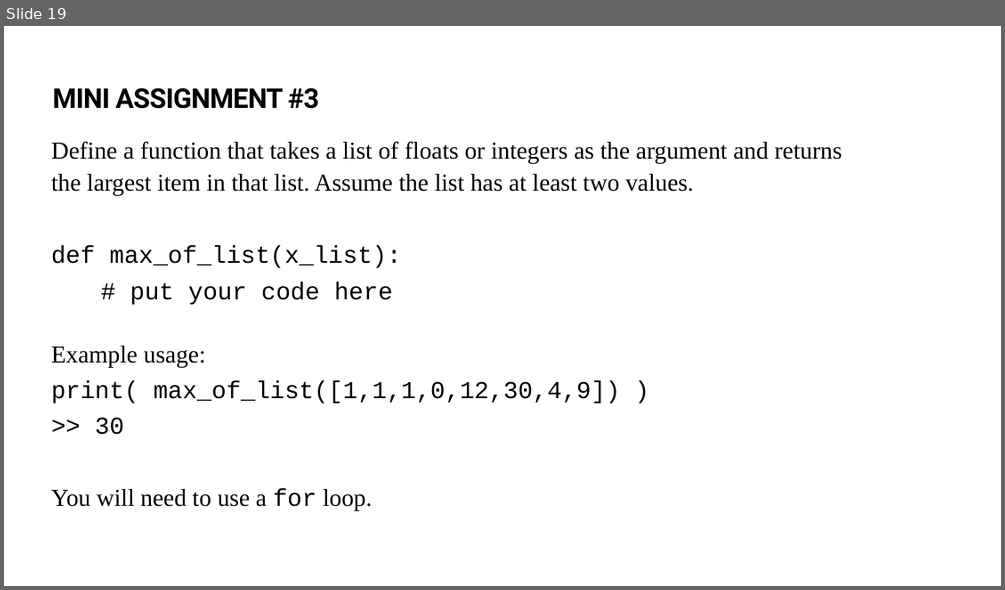
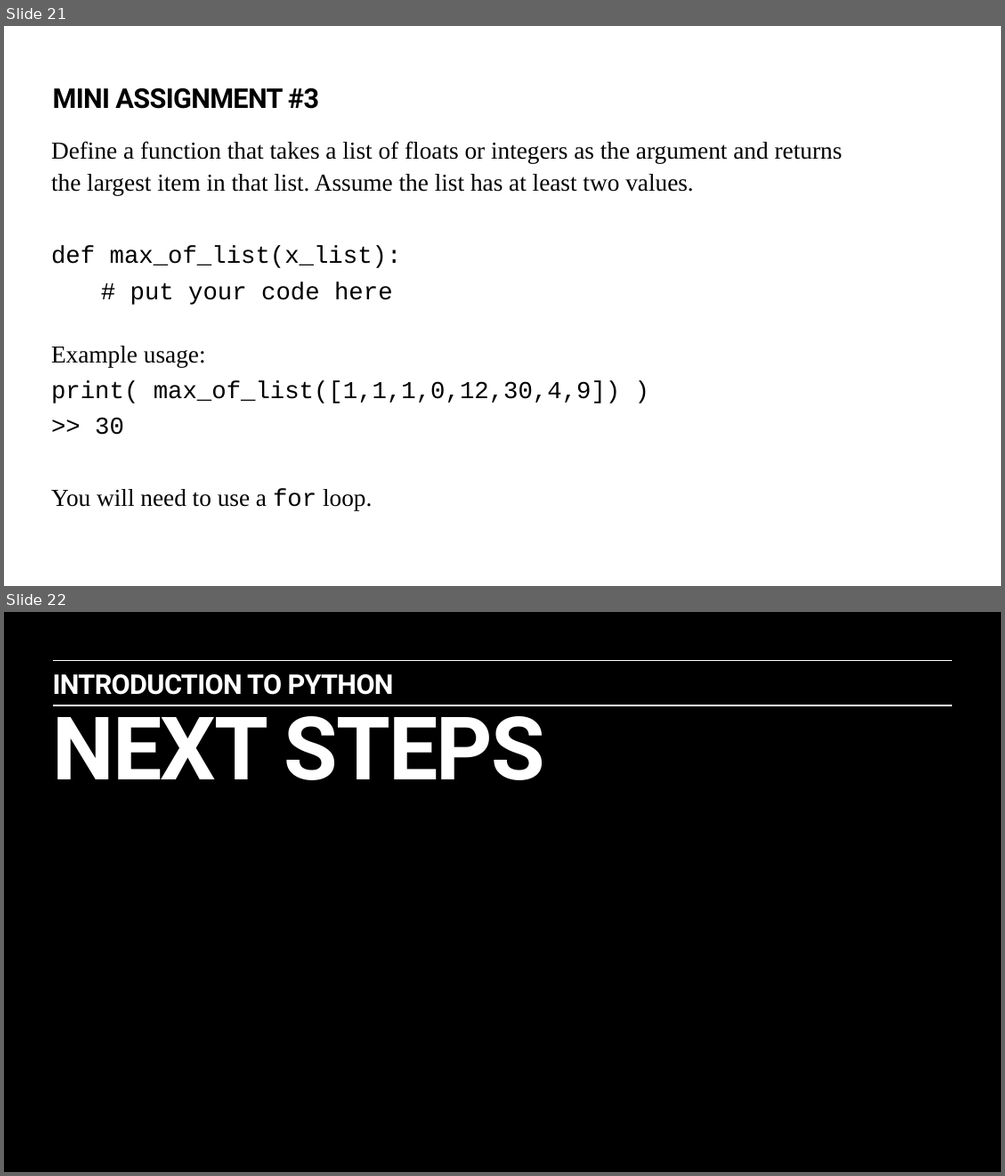
Before and after one commit to sergeyf/Python_intro_class, a slide deck: Python_Course_1.pptx. Shown one above the other, each under a label of ours: slide 19 before the commit, slides 21 and 22 after it. The pictures are 1005x590 and 1005x1176 pixels, drawn with LibreOffice and Linux fonts; fonts in the diff are those of the drawing. Boxes give left, top, right and bottom in pixels: in the first picture for what was removed or moved away, otherwise in the second. Text is boxed around its words. In the diff, an @@ line names an element or a change of style, - is before the commit and + after.

```diff
--- a/Python_Course_1.pptx
+++ b/Python_Course_1.pptx
@@ slide 22 added at <box>4,612,1001,1172</box>, background #000000 @@
@@ line added from (52, 660) to (953, 660), #FFFFFF 1 pt @@
@@ text added at <box>53,674,394,695</box>, 28 pt, text #FFFFFF, bold @@
+INTRODUCTION TO PYTHON
@@ line added from (52, 705) to (953, 705), #FFFFFF 1 pt @@
@@ text added at <box>53,705,545,780</box>, 90 pt, text #FFFFFF, bold @@
+NEXT STEPS
@@ what was slide 19 is now slide 21 @@
```
Also in this commit, not shown: 8 slides changed, 4 other slides added, 2 other files.
